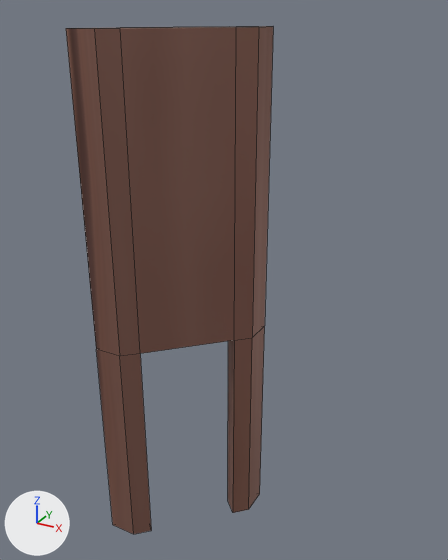
The FBX model Content/models/Environment/SM_Pub_Wall_DoorFrame.fbx as it was, and as the next commit left it.
Before and after are seen from a 50 mm camera at (-1.74, 3.63, 4.72) aimed at (-4.19, 8.09, 2.49). The axes (+X, +Y, +Z) are drawn at lower left. The lights are the same throughout. Mesh edges are drawn as thin lines.

Names of what the first picture shows: 'SM_Pub_DoorFrame'.
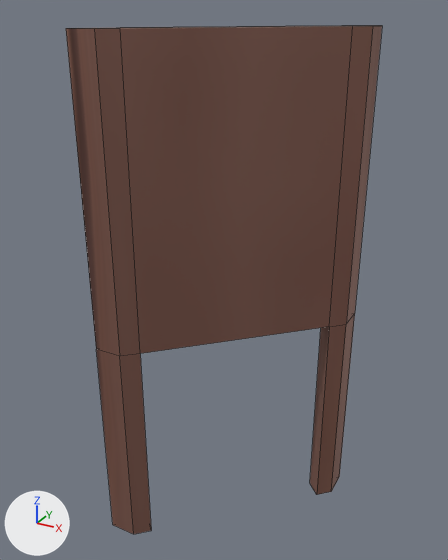
Where the change shows, as pixel boxes [x1, y1, x2, y2] in the pictures (448 x 560 px; the box of a moved part takes in the faces that stretch with it):
```json
{"object": "SM_Pub_DoorFrame", "change": "reshaped", "before": [66, 26, 273, 534], "after": [66, 26, 382, 534], "on screen": "52% wider"}
{"part": 1, "of": "me_cube_015", "change": "moved or reshaped", "before": [224, 26, 273, 513], "after": [224, 26, 382, 495]}
```

Scene script edits in JSON lines:
```json
{"block": "me_cube_015", "where": "me_cube_015.from_pydata(...)  # 24 vertices, 22 faces; spans x -4.95..-3.87, y 7.19..8.28, z 0.03..4.59"}
{"block": "me_cube_015", "where": "# used by ob_sm_pub_doorframe; location = (0.0, 0.0, 0.0)"}
{"block": "me_cube_015", "change": "me_cube_015 part 1: all 12 vertices in x -4.11..-3.87, y 7.9..8.28, z 0.03..4.59 are moved by (0.65, 0.65, 0.0)"}
```
